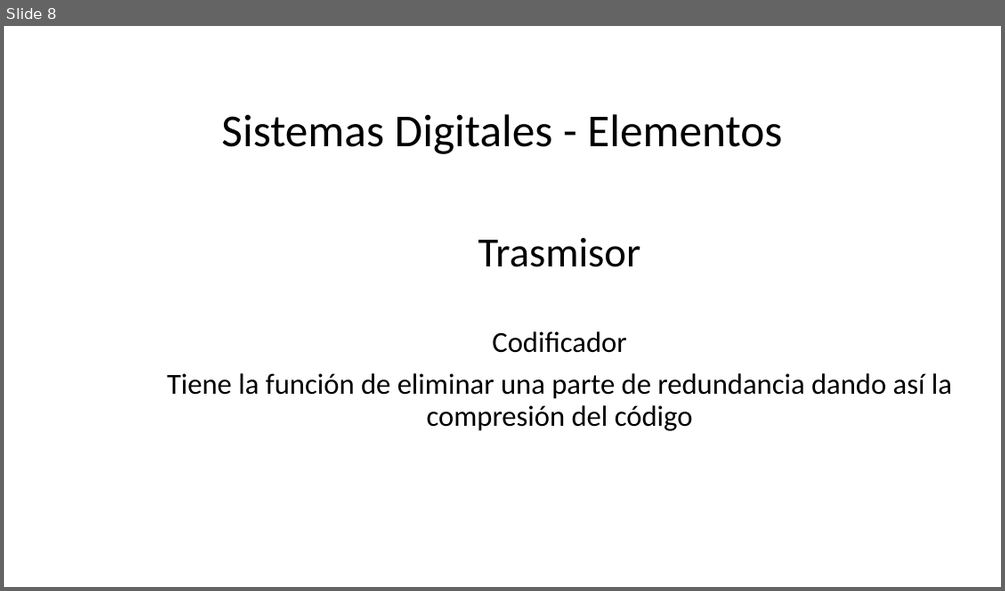
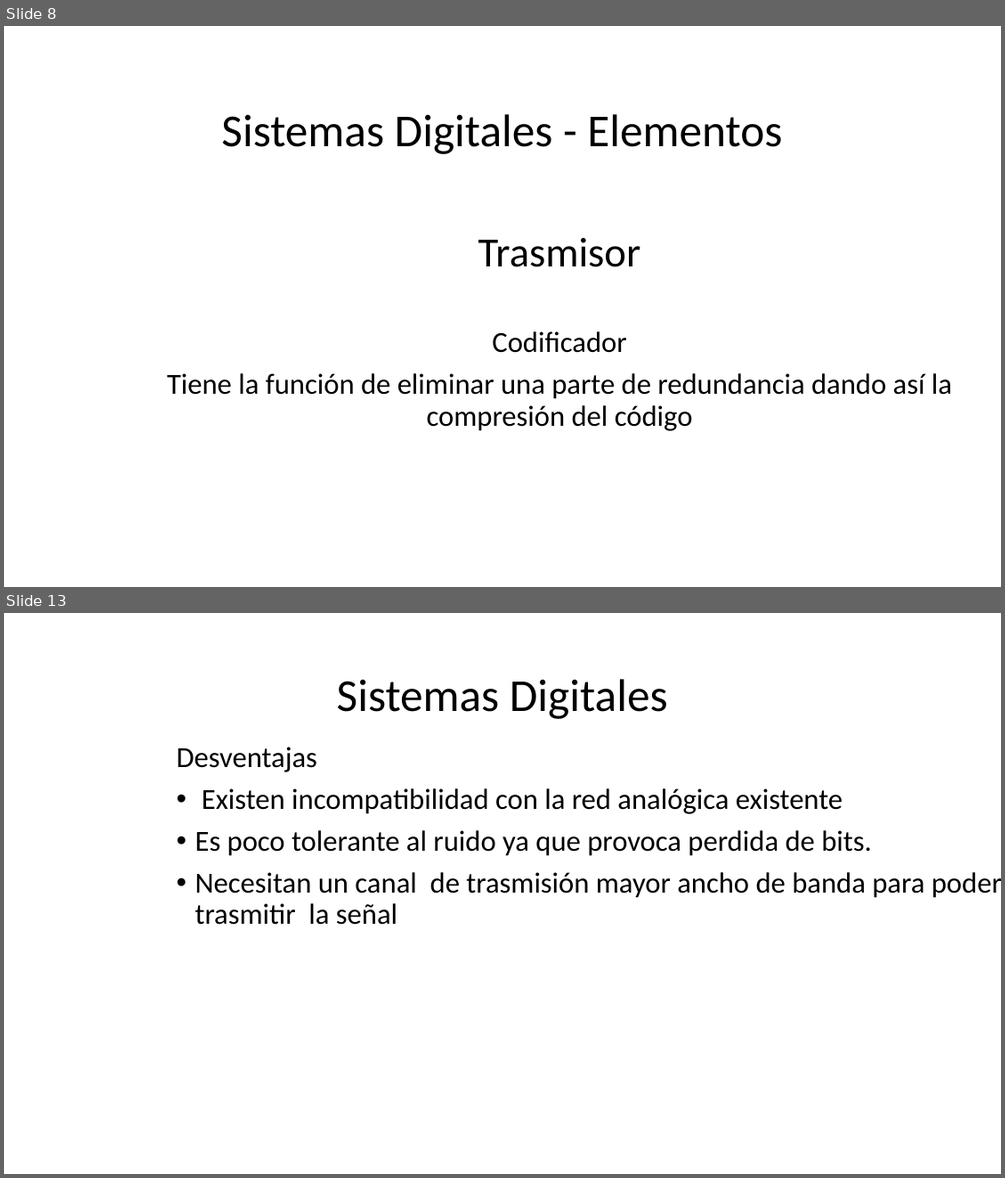
Before and after one commit to StalinMazaEpn/Proyecto_Comunicaciones, a slide deck: expo_comu.pptx. Shown one above the other, each under a label of ours: slide 8 before the commit, slides 8 and 13 after it; the slides between them are not shown. The pictures are 1005x591 and 1005x1178 pixels, drawn with LibreOffice and Linux fonts; fonts in the diff are those of the drawing; background and template pictures are left out. Boxes give left, top, right and bottom in pixels: in the first picture for what was removed or moved away, otherwise in the second. Text is boxed around its words. In the diff, an @@ line names an element or a change of style, - is before the commit and + after.

```diff
--- a/expo_comu.pptx
+++ b/expo_comu.pptx
@@ slide 13 added at <box>4,613,1001,1174</box>, background picture (left out) @@
@@ title added at <box>337,679,668,719</box>, 44 pt, text #000000 @@
+Sistemas Digitales
@@ text added at <box>177,747,1001,925</box>, 28 pt, text #000000 @@
+Desventajas
+• Existen incompatibilidad con la red analógica existente
+• Es poco tolerante al ruido ya que provoca perdida de bits.
+• Necesitan un canal de trasmisión mayor ancho de banda para poder trasmitir la señal
```
Also in this commit, not shown: 1 slide changed, 4 other slides added.
